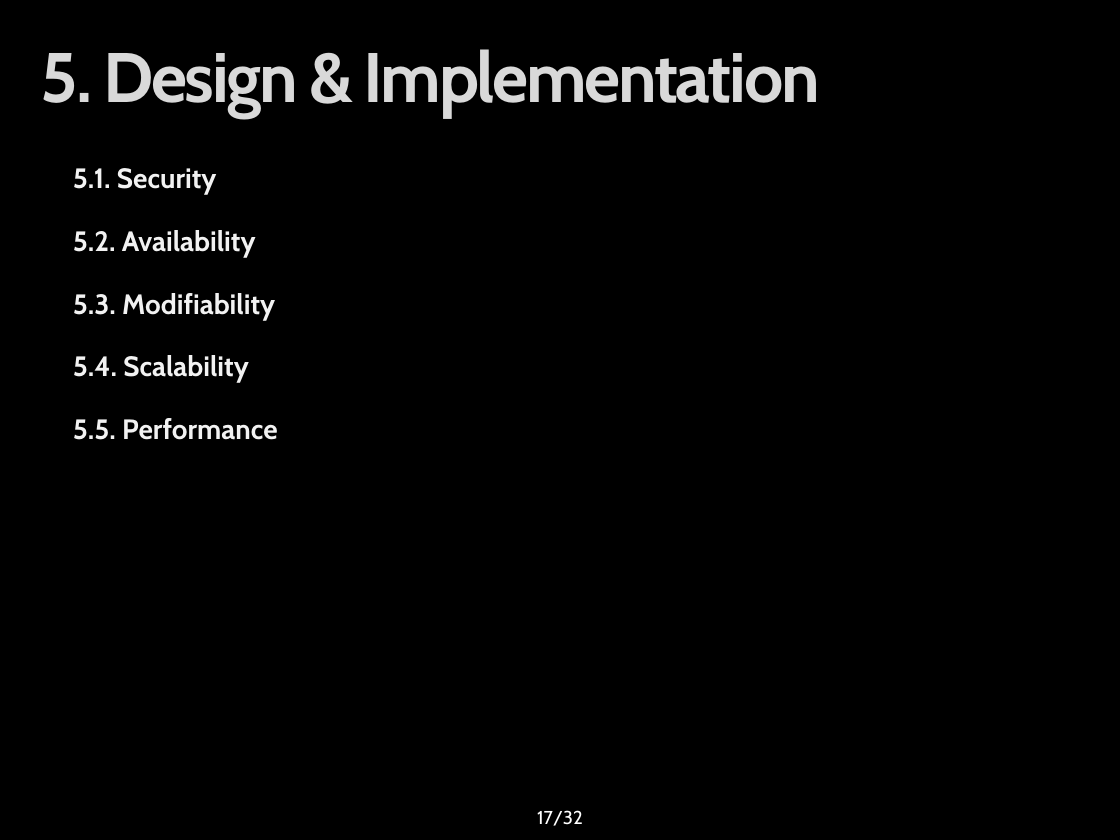
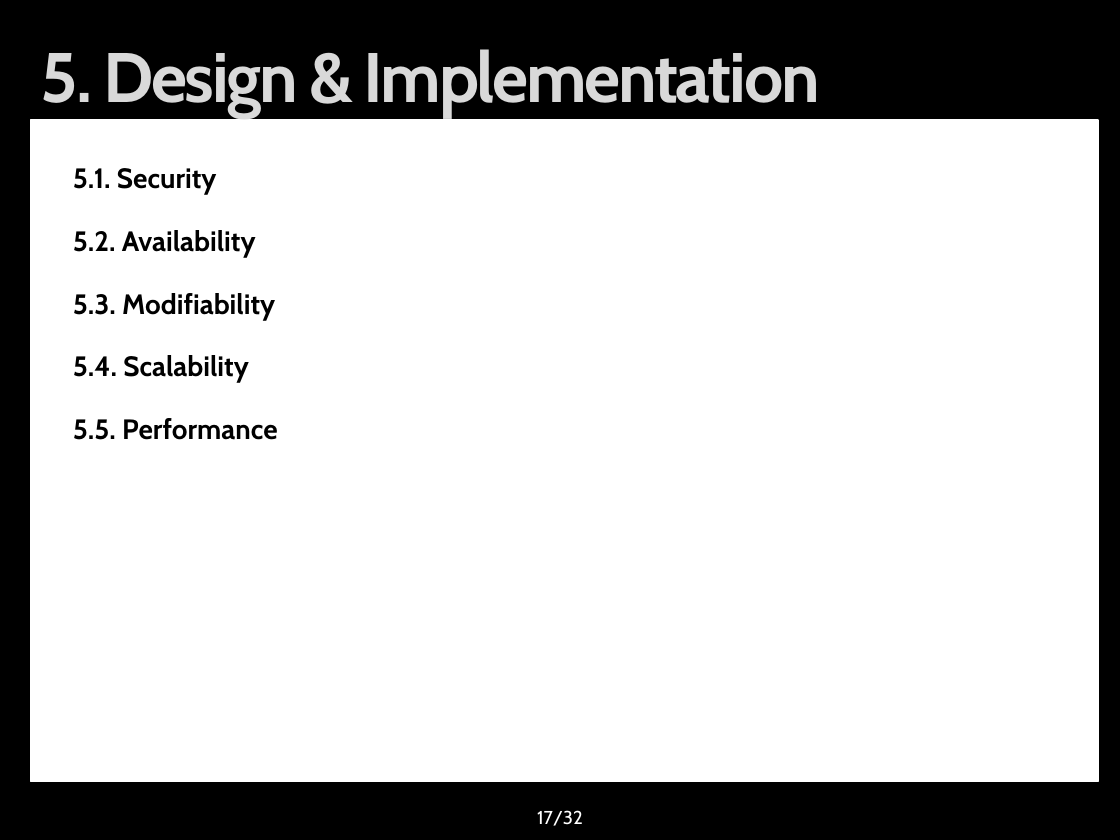
Before and after one commit to youkkwon/smarthome, a slide deck: slide 17 of doc/Docs/IoT System Final Presentation_0624.pptx. Drawn at 1120x840 pixels with LibreOffice and Linux fonts; fonts in the diff are those of the drawing; background and template pictures are left out. Boxes give left, top, right and bottom in pixels: in the first picture for what was removed or moved away, otherwise in the second. Text is boxed around its words. In the diff, an @@ line names an element or a change of style, - is before the commit and + after.

```diff
--- a/doc/Docs/IoT System Final Presentation_0624.pptx
+++ b/doc/Docs/IoT System Final Presentation_0624.pptx
@@ rectangle added at <box>31,120,1099,782</box>, fill #FFFFFF, outline #FFFFFF 0.75 pt @@
@@ text "5.1. Security" at <box>73,168,278,440</box>: text colour #F2F2F2 to #000000 @@
```
Also in this commit, not shown: 27 other slides changed.
